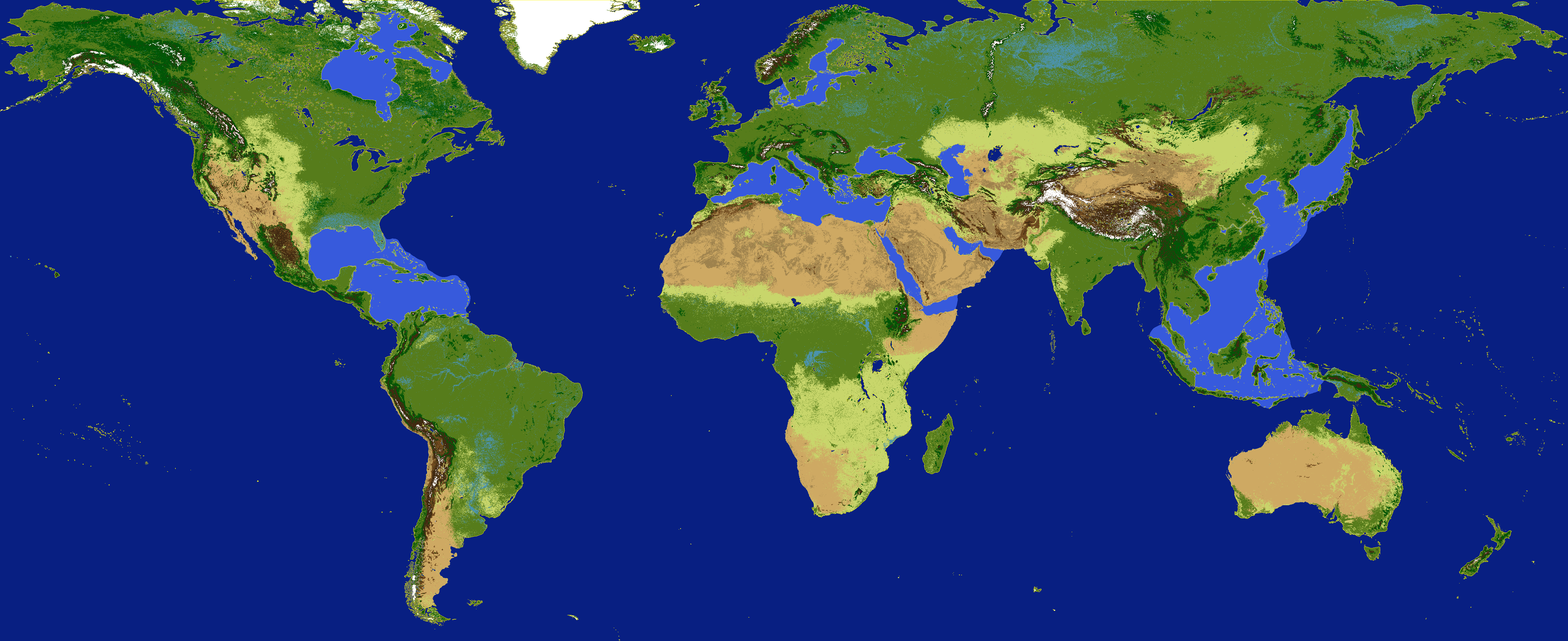
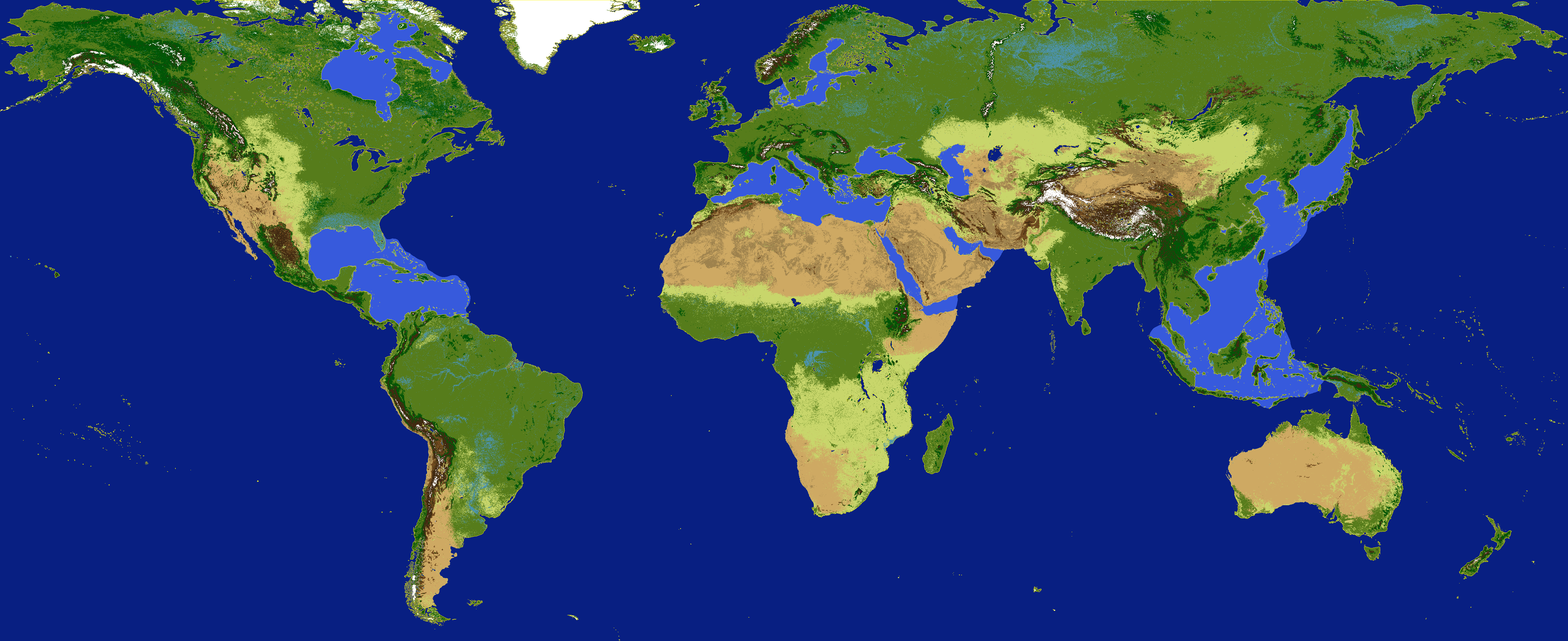
Two versions of the same layered image (1568×641). Layer-by-layer changes:
added layer "AUMC 7/25/20" above "yangtze" over (875, 363, 944, 482)
added layer "png" above "venice" over (1352, 365, 1367, 409)
painted on "terrain.bmp" over (1221, 216, 1257, 231)
